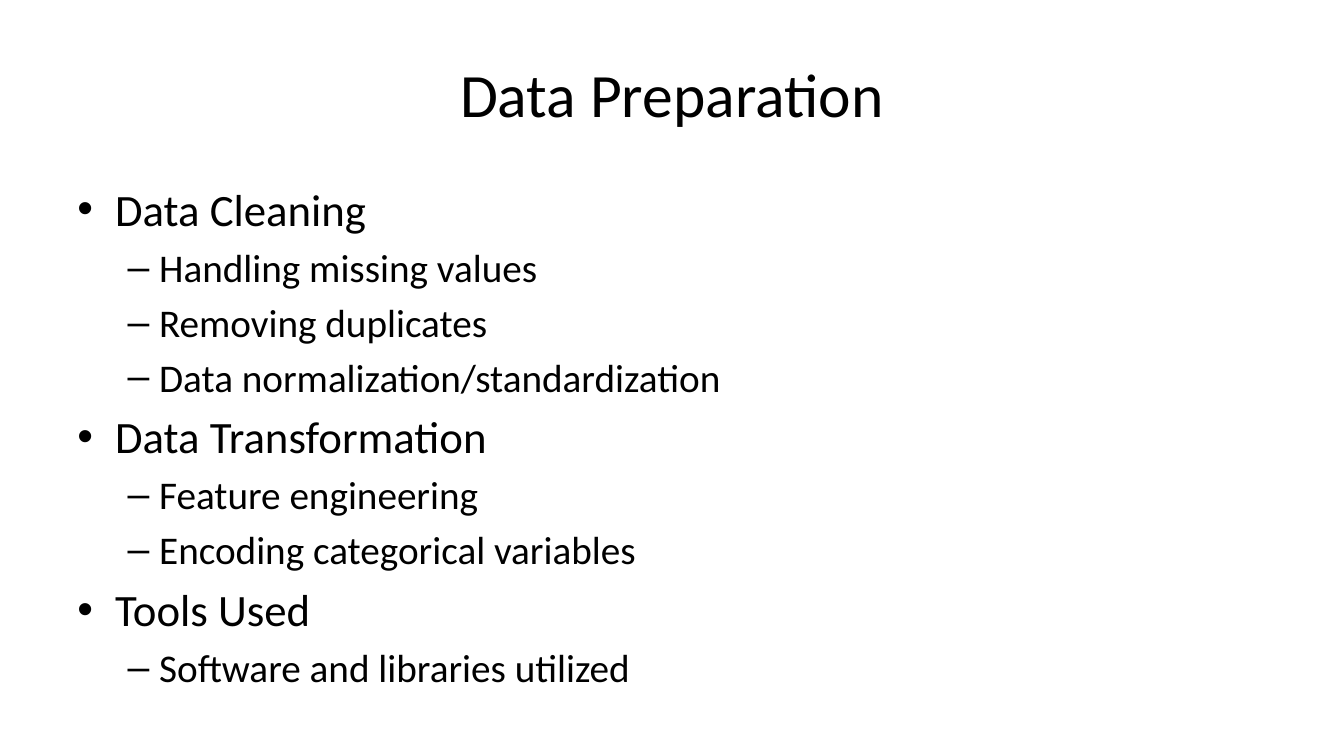
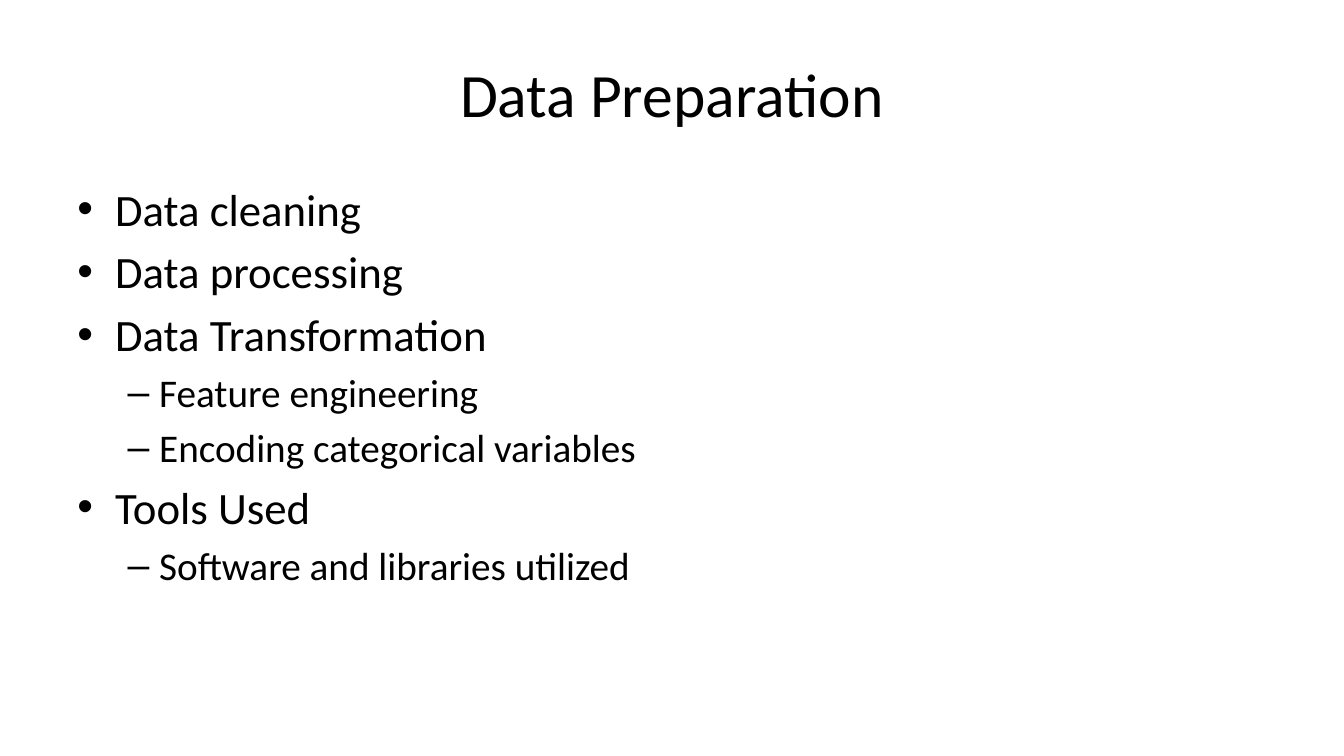
Before and after one commit to motazsaad/Exploratory-Analysis-of-Big-Data, a slide deck: slide 5 of materials/Big_Data_Project_Template.pptx (slide 4 before the commit). Drawn at 1344x756 pixels with LibreOffice and Linux fonts; fonts in the diff are those of the drawing. Boxes give left, top, right and bottom in pixels: in the first picture for what was removed or moved away, otherwise in the second. Text is boxed around its words. In the diff, an @@ line names an element or a change of style, - is before the commit and + after.

```diff
--- a/materials/Big_Data_Project_Template.pptx
+++ b/materials/Big_Data_Project_Template.pptx
@@ text at (115, 195, 403, 296): text changed; size 28 to 32 pt @@
-• Data Cleaning
-  – Handling missing values
-  – Removing duplicates
-  – Data normalization/standardization
+• Data cleaning
+• Data processing
```
Also in this commit, not shown: 2 other slides changed, 5 slides added.
